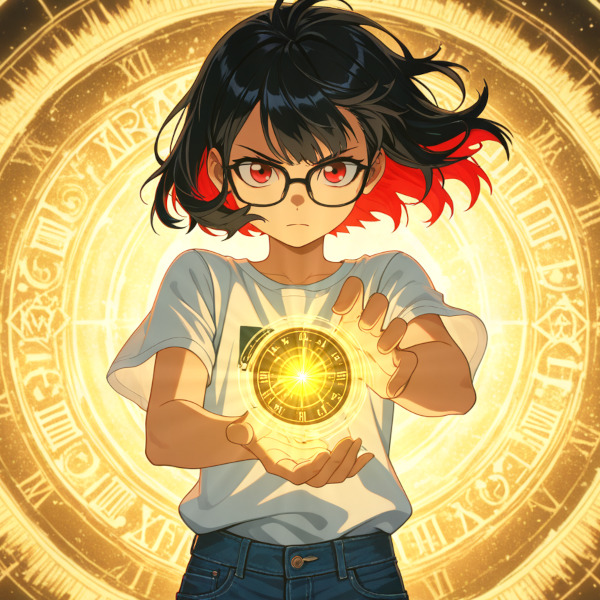
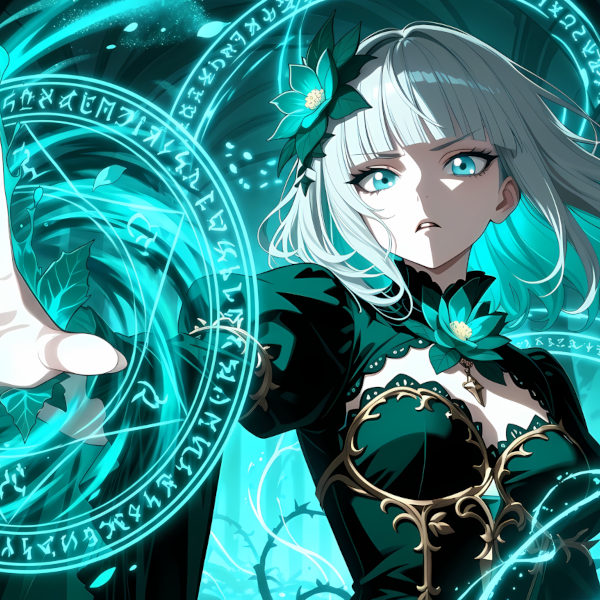
Revision of a layered (600, 600) image; what changed, layer by layer:
added layer "Bloom_Proudly_keyvisual.png" above "Rewrite_the_Ending_artwork.jpg" over box(0, 0, 600, 600)
